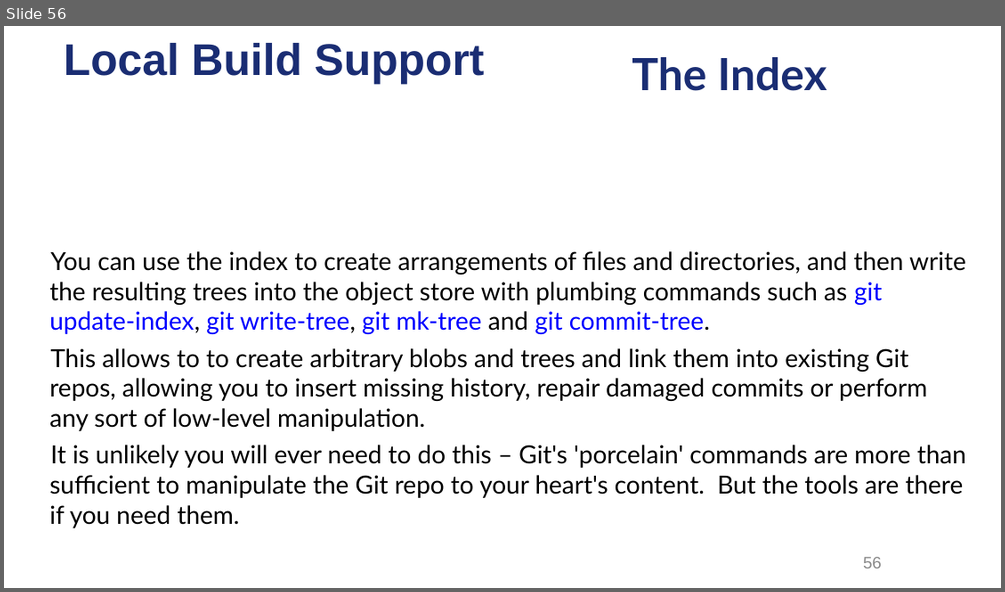
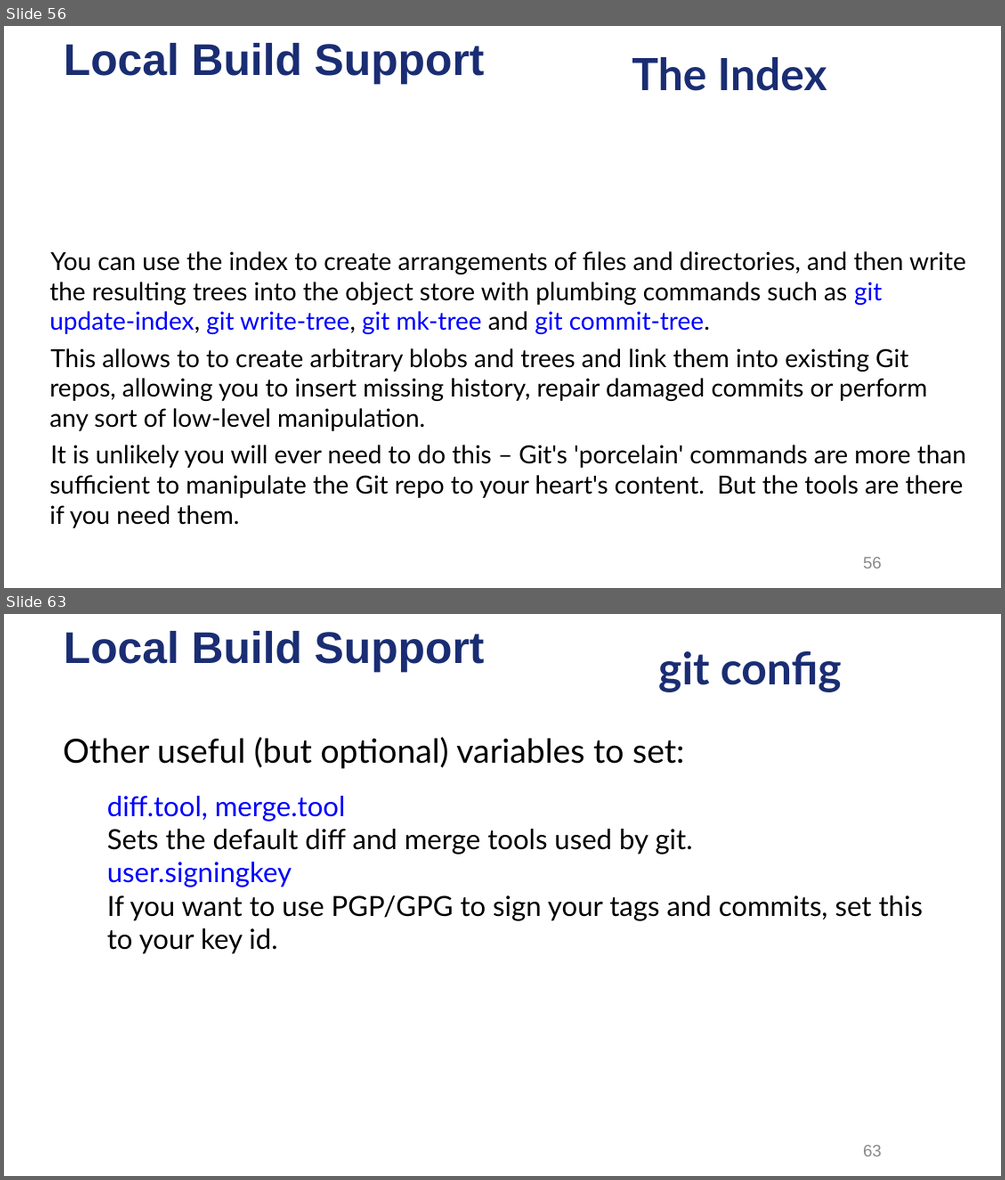
Before and after one commit to ysgard/git-presentation, a slide deck: Dive into Git.odp. Shown one above the other, each under a label of ours: slide 56 before the commit, slides 56 and 63 after it; the slides between them are not shown. The pictures are 1005x592 and 1005x1180 pixels, drawn with LibreOffice and Linux fonts; fonts in the diff are those of the drawing; background and template pictures are left out. Boxes give left, top, right and bottom in pixels: in the first picture for what was removed or moved away, otherwise in the second. Text is boxed around its words. In the diff, an @@ line names an element or a change of style, - is before the commit and + after.

```diff
--- a/Dive into Git.odp
+++ b/Dive into Git.odp
@@ slide 63 added at bbox=[4, 614, 1001, 1176], background picture (left out); not listed: 1 template element that a slide beside it also shows @@
@@ title added at bbox=[658, 651, 841, 692], 32 pt, text #1A2D73, bold @@
+git config
@@ subtitle added at bbox=[63, 737, 684, 769], 24 pt, text #000000 @@
+● Other useful (but optional) variables to set:
@@ text added at bbox=[107, 796, 922, 954], 20 pt, text #000000 @@
+● diff.tool, merge.tool
+  Sets the default diff and merge tools used by git.
+● user.signingkey
+  If you want to use PGP/GPG to sign your tags and commits, set this to your key id.
@@ page number added at bbox=[863, 1144, 882, 1156], 12 pt, text #898989 @@
+63
```
Also in this commit, not shown: 3 slides changed, 18 other slides added, 2 slides removed, 15 other files.
